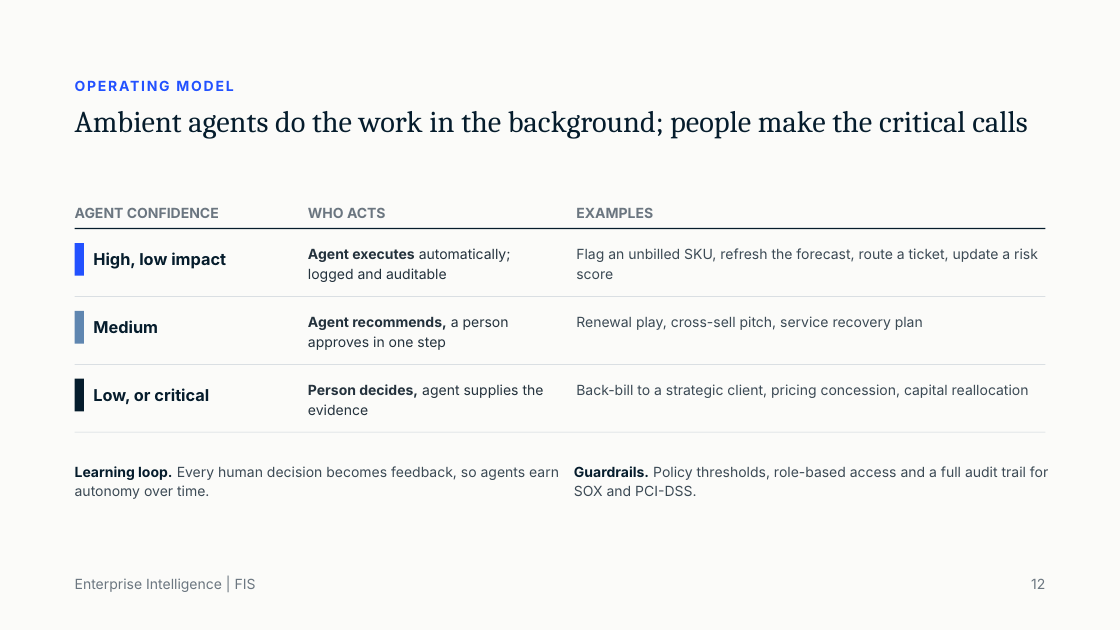
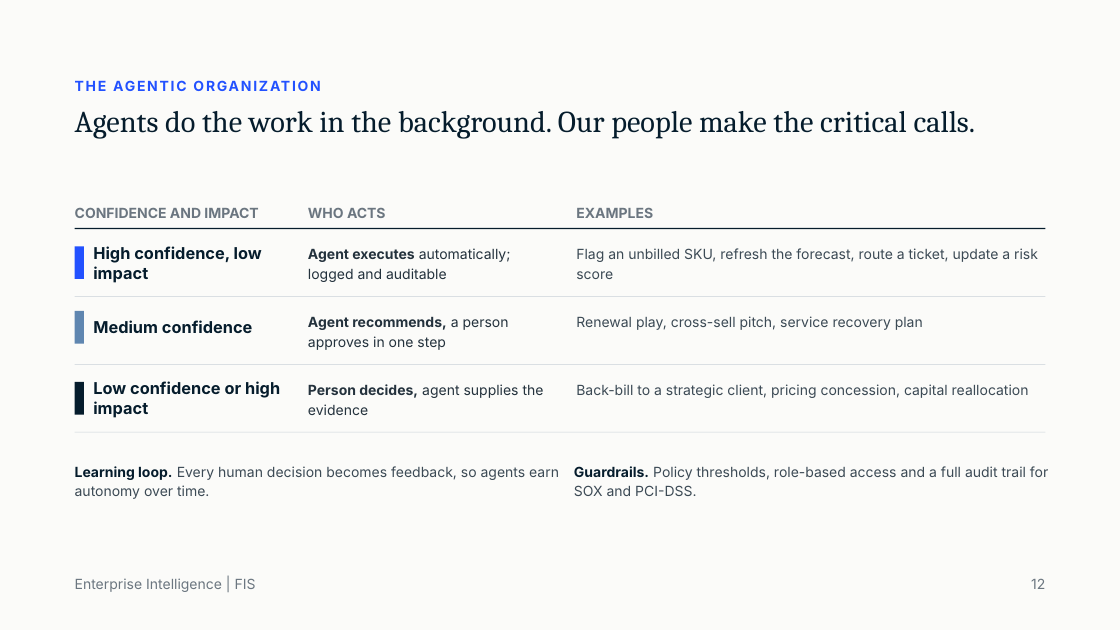
Before and after one commit to singhpawan/craigdeals, a slide deck: slide 13 of Enterprise Intelligence From Aggregated to Orchestrated.pptx (slide 12 before the commit). Drawn at 1120x630 pixels with LibreOffice and Linux fonts; fonts in the diff are those of the drawing. Boxes give left, top, right and bottom in pixels: in the first picture for what was removed or moved away, otherwise in the second. Text is boxed around its words. In the diff, an @@ line names an element or a change of style, - is before the commit and + after.

```diff
--- a/Enterprise Intelligence From Aggregated to Orchestrated.pptx
+++ b/Enterprise Intelligence From Aggregated to Orchestrated.pptx
@@ title at (x1=75, y1=111, x2=976, y2=139): text changed @@
-Ambient agents do the work in the background; people make the critical calls
+Agents do the work in the background. Our people make the critical calls.
@@ text at (x1=202, y1=111, x2=242, y2=133): text changed @@
-OPERATING MODEL
+THE AGENTIC ORGANIZATION
@@ text at (x1=75, y1=208, x2=258, y2=218): text changed @@
-AGENT CONFIDENCE
+CONFIDENCE AND IMPACT
@@ text at (x1=93, y1=246, x2=262, y2=283): text changed @@
-High, low impact
+High confidence, low impact
@@ text at (x1=93, y1=320, x2=252, y2=333): text changed @@
-Medium
+Medium confidence
@@ text at (x1=93, y1=381, x2=280, y2=418): text changed @@
-Low, or critical
+Low confidence or high impact
```
Also in this commit, not shown: 12 other slides changed, 9 slides added, 3 slides removed, 2 other files.
